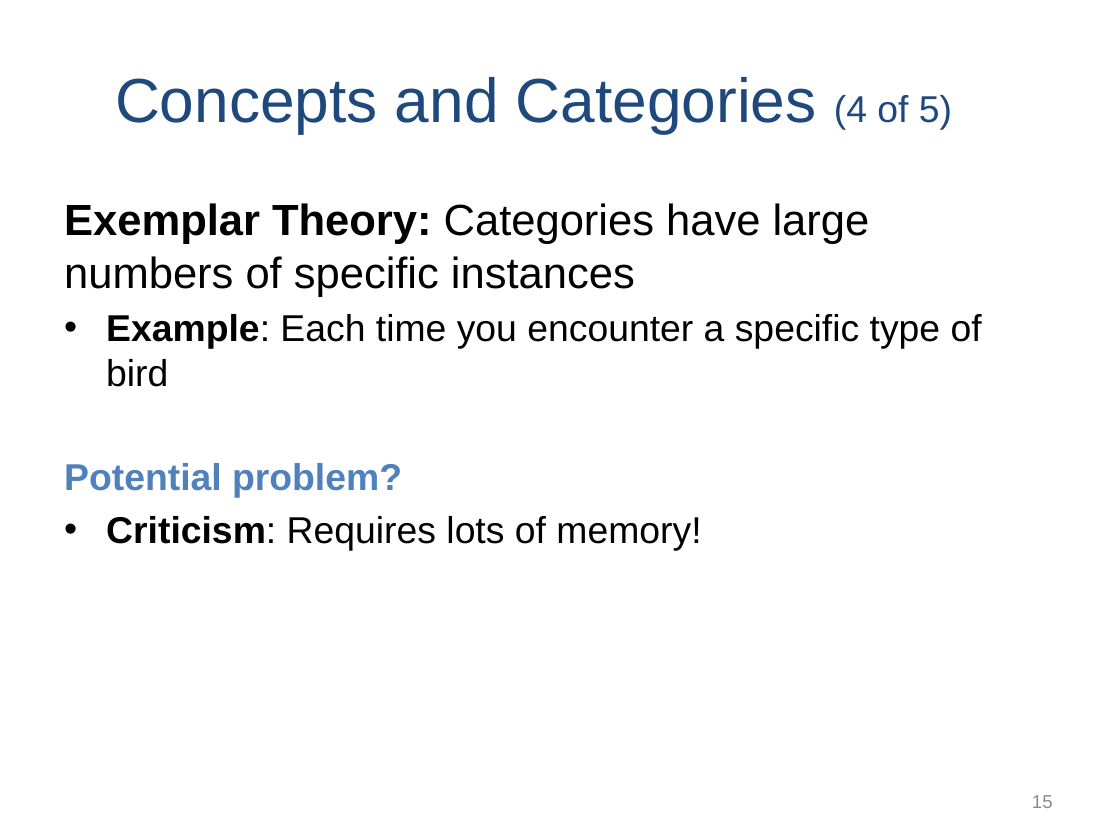
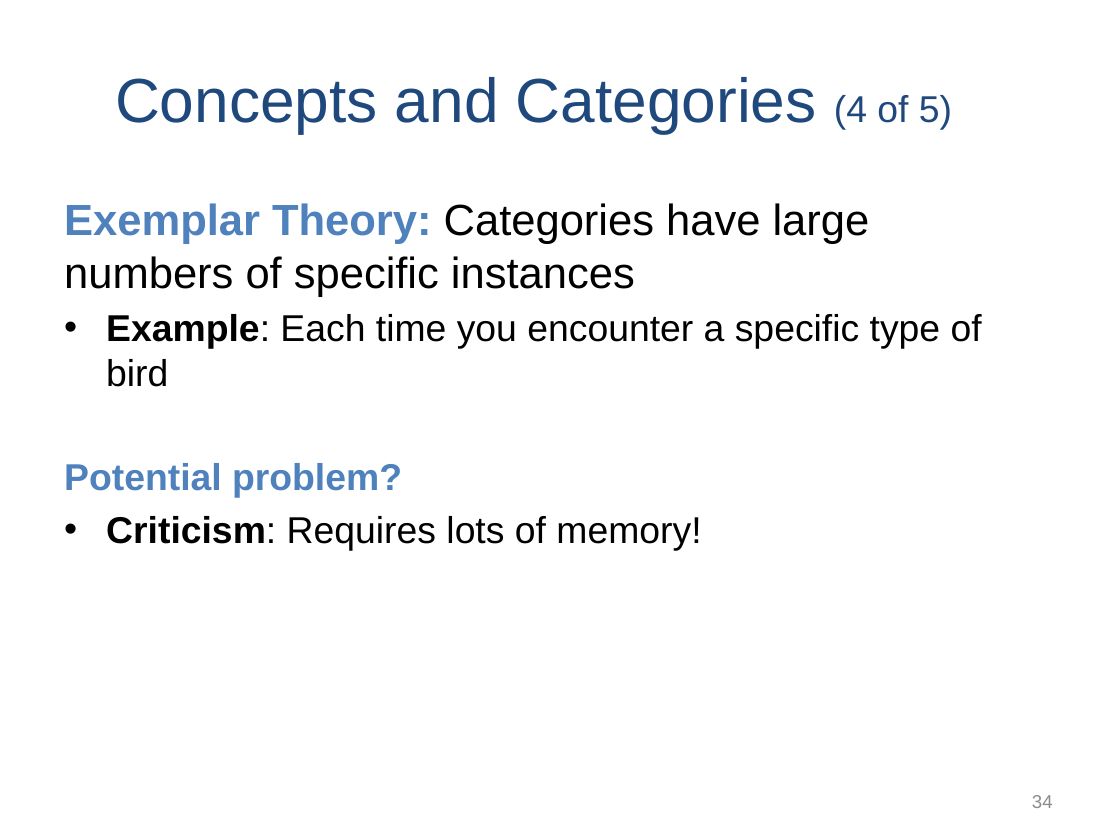
Before and after one commit to npm27/Teaching-Materials, a slide deck: slide 34 of Memory/Slides/Chapter 5.PPTX (slide 15 before the commit). Drawn at 1120x840 pixels with LibreOffice and Linux fonts; fonts in the diff are those of the drawing. Boxes give left, top, right and bottom in pixels: in the first picture for what was removed or moved away, otherwise in the second. Text is boxed around its words. In the diff, an @@ line names an element or a change of style, - is before the commit and + after.

```diff
--- a/Memory/Slides/Chapter 5.PPTX
+++ b/Memory/Slides/Chapter 5.PPTX
@@ text at <box>64,203,870,297</box>: text colour #000000 to #4F81BD in "Exemplar Theory:" @@
@@ page number at <box>1032,795,1053,808</box>: text changed @@
-15
+34
```
Also in this commit, not shown: 7 other slides changed, 24 slides added, 1 slide removed.
